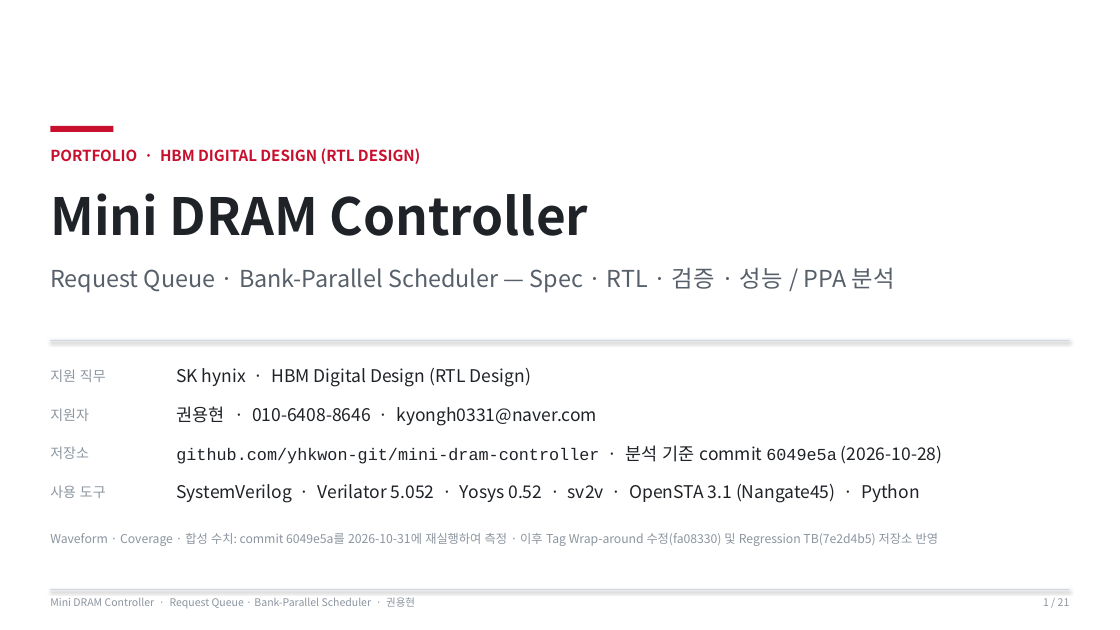
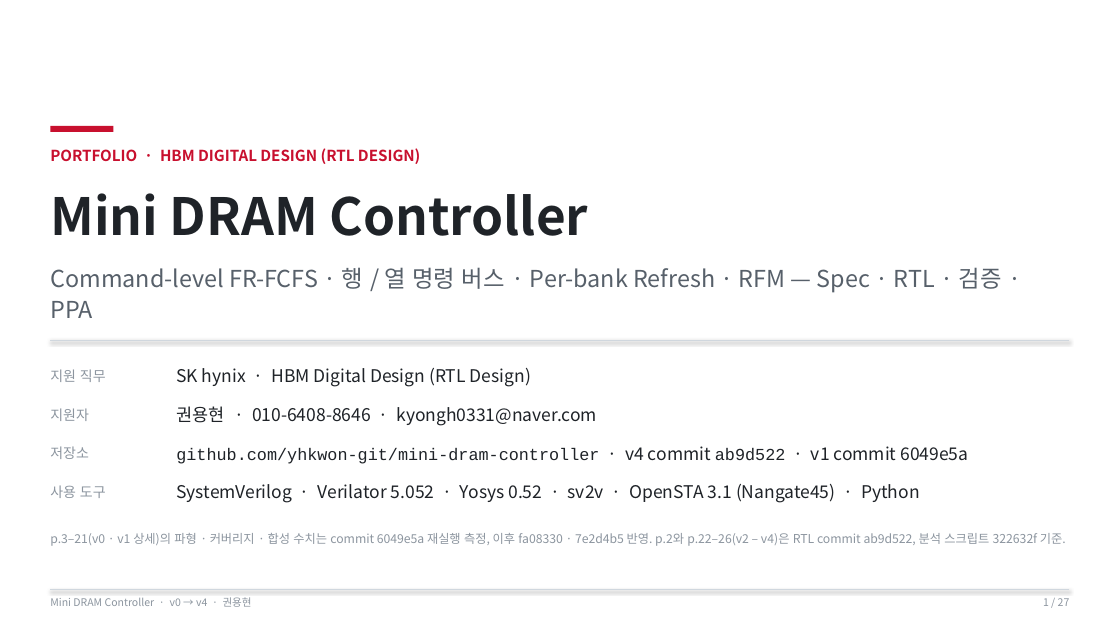
Before and after one commit to yhkwon-git/mini-dram-controller, a slide deck: slide 1 of portfolio-deck/MiniDramController_Portfolio.pptx. Drawn at 1120x630 pixels with LibreOffice and Linux fonts; fonts in the diff are those of the drawing. Boxes give left, top, right and bottom in pixels: in the first picture for what was removed or moved away, otherwise in the second. Text is boxed around its words. In the diff, an @@ line names an element or a change of style, - is before the commit and + after.

```diff
--- a/portfolio-deck/MiniDramController_Portfolio.pptx
+++ b/portfolio-deck/MiniDramController_Portfolio.pptx
@@ text at box(50, 267, 1002, 293): text changed @@
-Request Queue · Bank-Parallel Scheduler — Spec · RTL · 검증 · 성능 / PPA 분석
+Command-level FR-FCFS · 행 / 열 명령 버스 · Per-bank Refresh · RFM — Spec · RTL · 검증 · PPA
@@ text at box(176, 446, 968, 464): text changed @@
-github.com/yhkwon-git/mini-dram-controller · 분석 기준 commit 6049e5a (2026-10-28)
+github.com/yhkwon-git/mini-dram-controller · v4 commit ab9d522 · v1 commit 6049e5a
@@ text at box(50, 533, 1066, 546): text changed @@
-Waveform · Coverage · 합성 수치: commit 6049e5a를 2026-10-31에 재실행하여 측정 · 이후 Tag Wrap-around 수정(fa08330) 및 Regression TB(7e2d4b5) 저장소 반영
+p.3–21(v0 · v1 상세)의 파형 · 커버리지 · 합성 수치는 commit 6049e5a 재실행 측정, 이후 fa08330 · 7e2d4b5 반영. p.2와 p.22–26(v2 – v4)은 RTL commit ab9d522, 분석 스크립트 322632f 기준.
@@ text at box(50, 597, 252, 607): text changed @@
-Mini DRAM Controller · Request Queue · Bank-Parallel Scheduler · 권용현
+Mini DRAM Controller · v0 → v4 · 권용현
@@ text at box(1043, 598, 1070, 606): text changed @@
-1 / 21
+1 / 27
```
Also in this commit, not shown: 20 other slides changed, 6 slides added, 3 other files.
